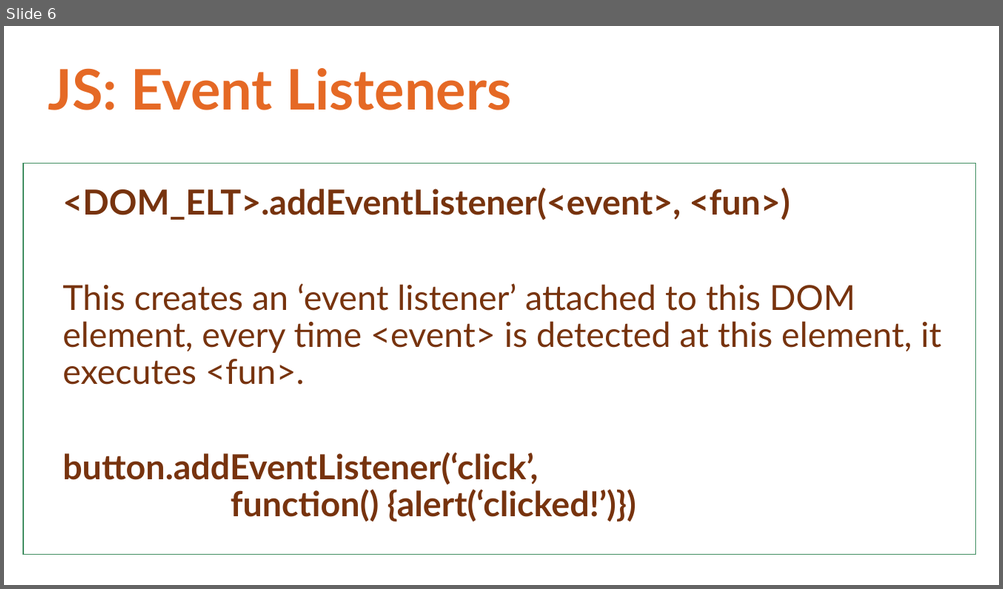
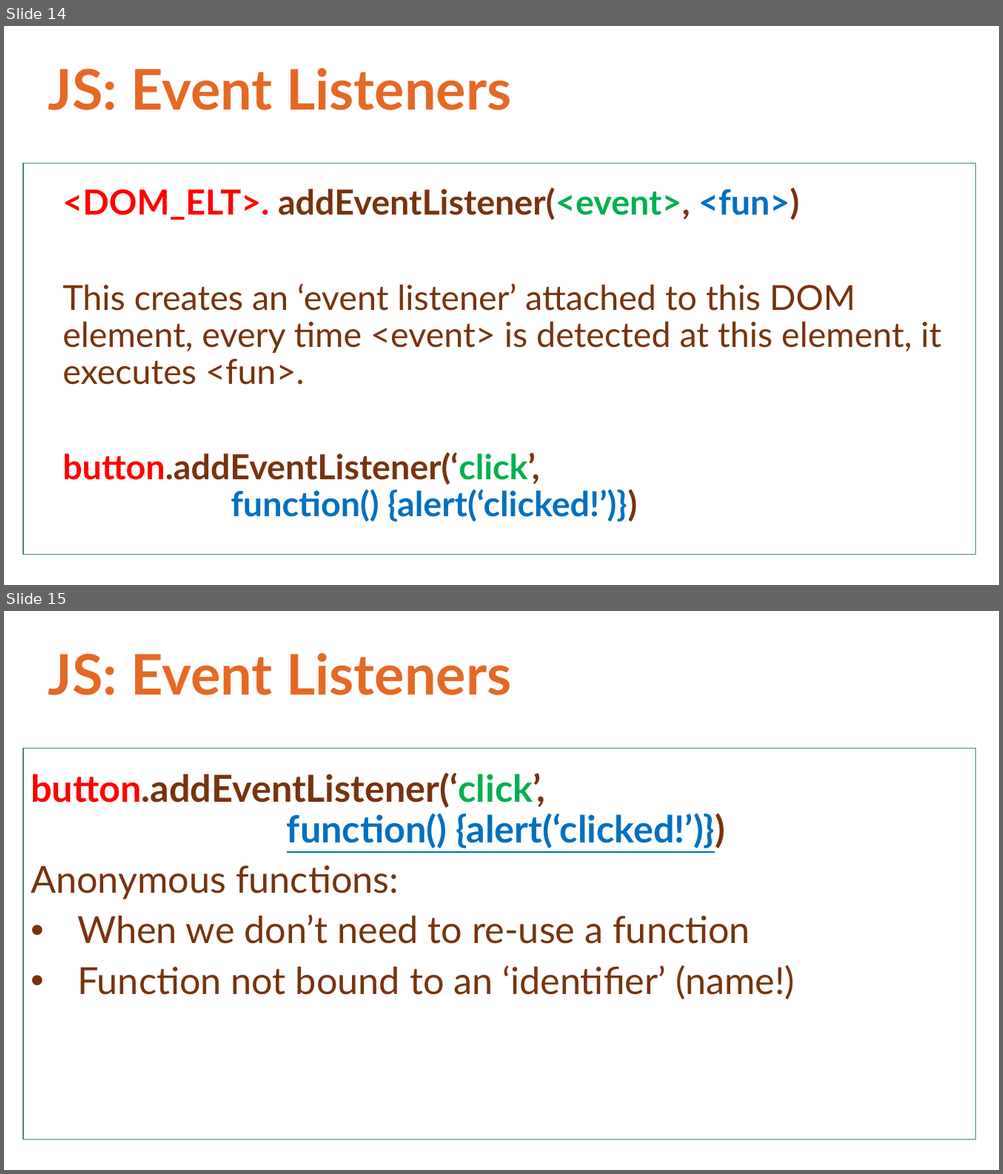
Before and after one commit to ACHolmes/CS50TF-2022F, a slide deck: lab8/CS50 Lab 8.pptx. Shown one above the other, each under a label of ours: slide 6 before the commit, slides 14 and 15 after it. The pictures are 1003x589 and 1003x1174 pixels, drawn with LibreOffice and Linux fonts; fonts in the diff are those of the drawing; background and template pictures are left out. Boxes give left, top, right and bottom in pixels: in the first picture for what was removed or moved away, otherwise in the second. Text is boxed around its words. In the diff, an @@ line names an element or a change of style, - is before the commit and + after.

```diff
--- a/lab8/CS50 Lab 8.pptx
+++ b/lab8/CS50 Lab 8.pptx
@@ slide 15 added at (x1=4, y1=611, x2=999, y2=1170), background #FFFFFF @@
@@ title added at (x1=48, y1=653, x2=511, y2=695), 54 pt, text #E56925, bold @@
+JS: Event Listeners
@@ rectangle added at (x1=23, y1=749, x2=976, y2=1140), fill #FFFFFF, outline #438F63 1 pt @@
@@ text added at (x1=31, y1=772, x2=794, y2=1000), 36 pt, text #77330E @@
+button.addEventListener(‘click’, function() {alert(‘clicked!’)})
+Anonymous functions:
+• When we don’t need to re-use a function
+• Function not bound to an ‘identifier’ (name!)
@@ what was slide 6 is now slide 14 @@
@@ slide 14 changed as well @@
@@ text at (x1=62, y1=187, x2=799, y2=220): spaces changed @@
-<DOM_ELT>.addEventListener(<event>, <fun>)
+<DOM_ELT>. addEventListener(<event>, <fun>)
@@ text at (x1=62, y1=452, x2=637, y2=523): text colour #77330E to #FF0000, text colour #77330E to #00B050 in "button.addEventListener(‘click’,"; text colour #77330E to #0070C0 in "function() {alert(‘clicked!’)})" @@
```
Also in this commit, not shown: 5 other slides changed, 11 other slides added, 4 slides removed, 6 other files.
